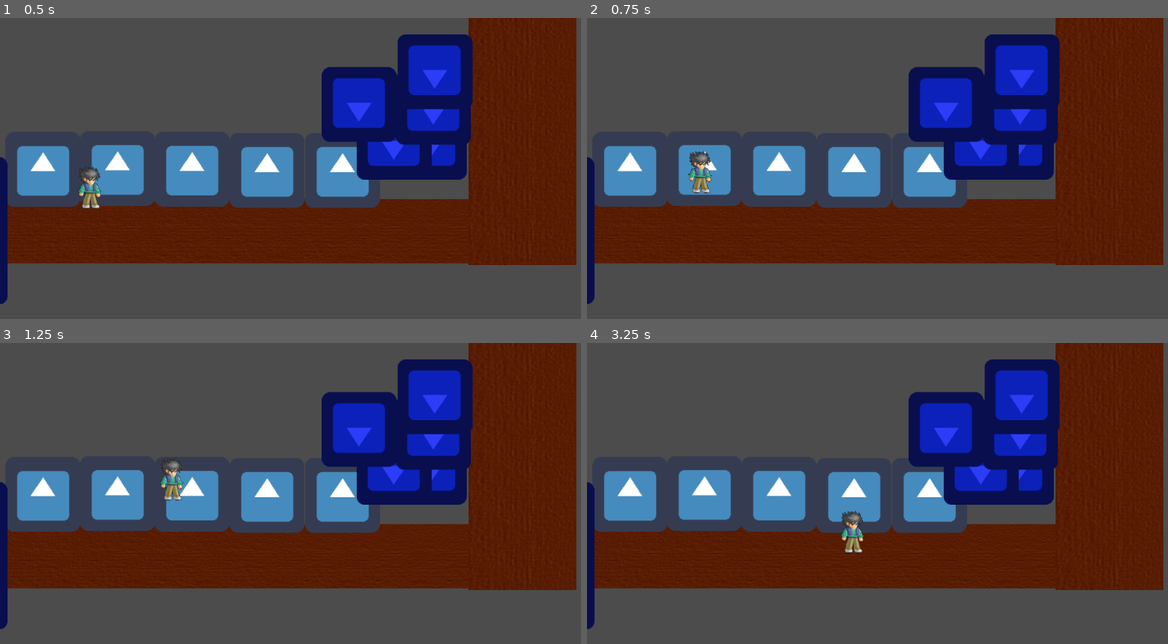
Above: before the commit, frames 1-4 (two rows, left to right).
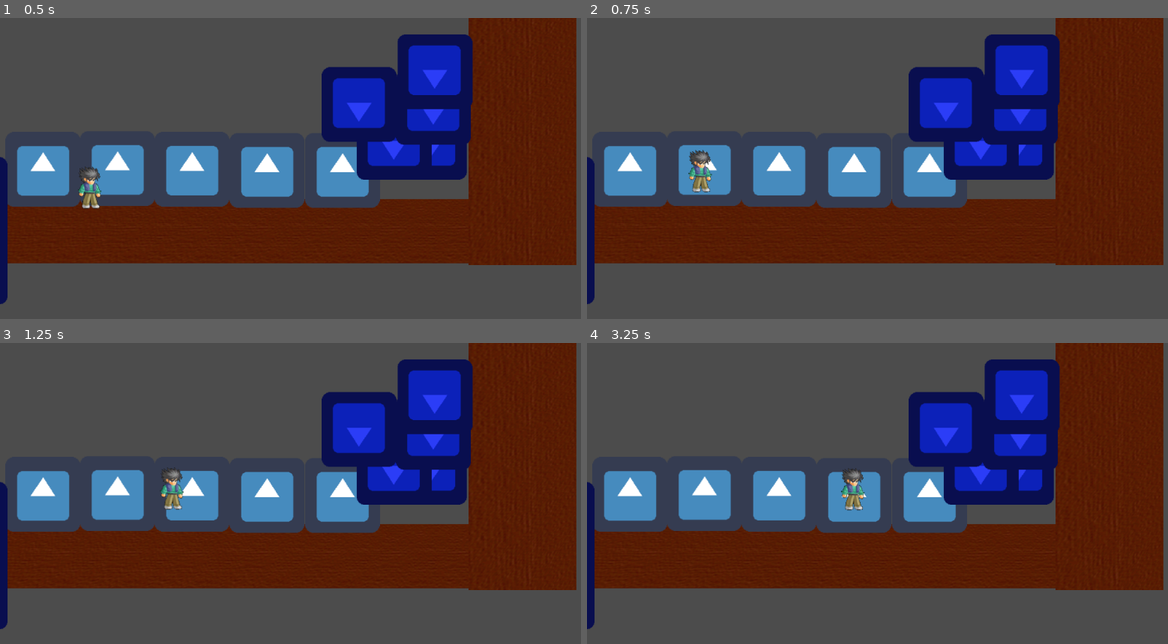
Above: after the commit, the same moments.

Repository: Anatolij-Grigorjev/Godot32dBeatemUpTest
Game: Godot game, scene res://stages/test/test_stage.tscn
Two runs of this game, one before a commit and one after it. Both use one fixed random seed, a clock stepped at 60 frames per second and the inputs below. The project has no main scene, so this scene is started directly. The engine's default icon, where the game draws it, is replaced by a stand-in: a white triangle on a blue panel in a dark square.
Inputs:
- Up to frame 1 (0.5 s): no input
- Up to frame 2 (0.75 s): tap Enter at 0.5 s; hold D (move_right) from 0.53 s (still down); tap Space (jump) at 0.6 s
- Up to frame 3 (1.25 s): keep holding D (move_right); tap Space (jump) at 0.77, 1.07 s
- Up to frame 4 (3.25 s): release D (move_right) at 1.28 s; hold S (move_down) 1.28-2.03 s; tap Space (jump) at 1.35, 1.52, 1.82, 2.1, 2.85, 3.02 s; hold D (move_right) 2.03-2.78 s; hold W (move_up) from 2.78 s (still down)

Frame 1 is identical in both runs. In frame 2, 0.2% of the frame differs, in the area x 17-22%, y 43-59%; in frame 3, 0.5%; in frame 4, 0.8%, in the area x 43-48%, y 41-70%.

Commit message:
add timeout on character jump

Diff:
--- a/game/characters/char_move.gd
+++ b/game/characters/char_move.gd
@@ -1,14 +1,16 @@
 extends KinematicBody2D
 
-export (int) var speed = 200
-export (int) var PEAK_JUMP_HEIGHT = 75
-export (int) var JUMP_STRENGTH = -200
+export (float) var speed = 200.5
+export (float) var PEAK_JUMP_HEIGHT = 67.8
+export (float) var JUMP_STRENGTH = -212.7
+export (float) var MAX_JUMP_ASCEND_TIME = 0.7
 
 var is_jumping = false
 var is_ascending = false
 var last_jump_y = 0
+var current_jump_ascend_time = 0
 
-var GRAVITY = 98
+var GRAVITY = 98.5
 
 var velocity = Vector2()
 
@@ -31,6 +33,7 @@
 
 func start_jump():
 	velocity.y += JUMP_STRENGTH
+	current_jump_ascend_time = MAX_JUMP_ASCEND_TIME
 	is_jumping = true
 	is_ascending = true
 	F.swap_layer_bit(self, C.LAYERS_HERO_GROUND, C.LAYERS_HERO_AIR)
@@ -41,12 +44,16 @@
 	if (is_jumping):
 		#finish jump
 		if (position.y >= last_jump_y):
+			current_jump_ascend_time = 0
 			is_jumping = false
 			F.swap_layer_bit(self, C.LAYERS_HERO_AIR, C.LAYERS_HERO_GROUND)
 		else:
+			if (is_ascending):
+				current_jump_ascend_time -= delta
+				if (current_jump_ascend_time <= 0 or
+					last_jump_y - position.y >= PEAK_JUMP_HEIGHT):
+					is_ascending = false
 			velocity.y += JUMP_STRENGTH if is_ascending else GRAVITY
-			if (last_jump_y - position.y >= PEAK_JUMP_HEIGHT):
-				is_ascending = false
 
 	else:
 		get_jump_input()
--- a/game/characters/dennis/dennis.tscn
+++ b/game/characters/dennis/dennis.tscn
@@ -18,9 +18,10 @@
 collision/safe_margin = 0.08
 script = ExtResource( 1 )
 _sections_unfolded = [ "Collision", "Transform", "Z Index", "collision" ]
-speed = 200
-PEAK_JUMP_HEIGHT = 75
-JUMP_STRENGTH = -200
+speed = 200.5
+PEAK_JUMP_HEIGHT = 67.8
+JUMP_STRENGTH = -212.7
+MAX_JUMP_ASCEND_TIME = 0.7
 
 [node name="sprite" type="Sprite" parent="." index="0"]
 
--- a/game/stages/test/test_stage.tscn
+++ b/game/stages/test/test_stage.tscn
@@ -46,6 +46,10 @@
 [node name="dennis" parent="." index="7" instance=ExtResource( 4 )]
 
 position = Vector2( 145, 10 )
+speed = 200.5
+PEAK_JUMP_HEIGHT = 67.8
+JUMP_STRENGTH = -212.7
+MAX_JUMP_ASCEND_TIME = 0.7
 
 [node name="vert_block" parent="." index="8" instance=ExtResource( 5 )]
 
